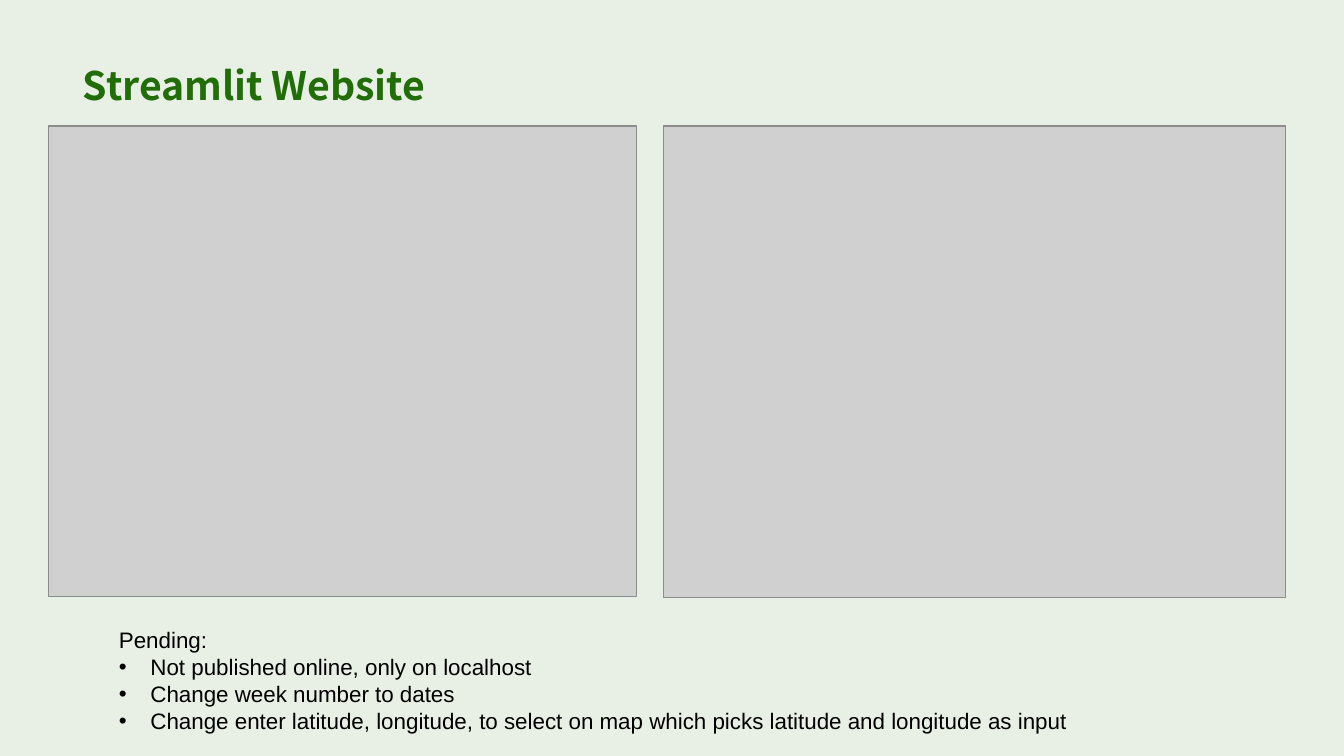
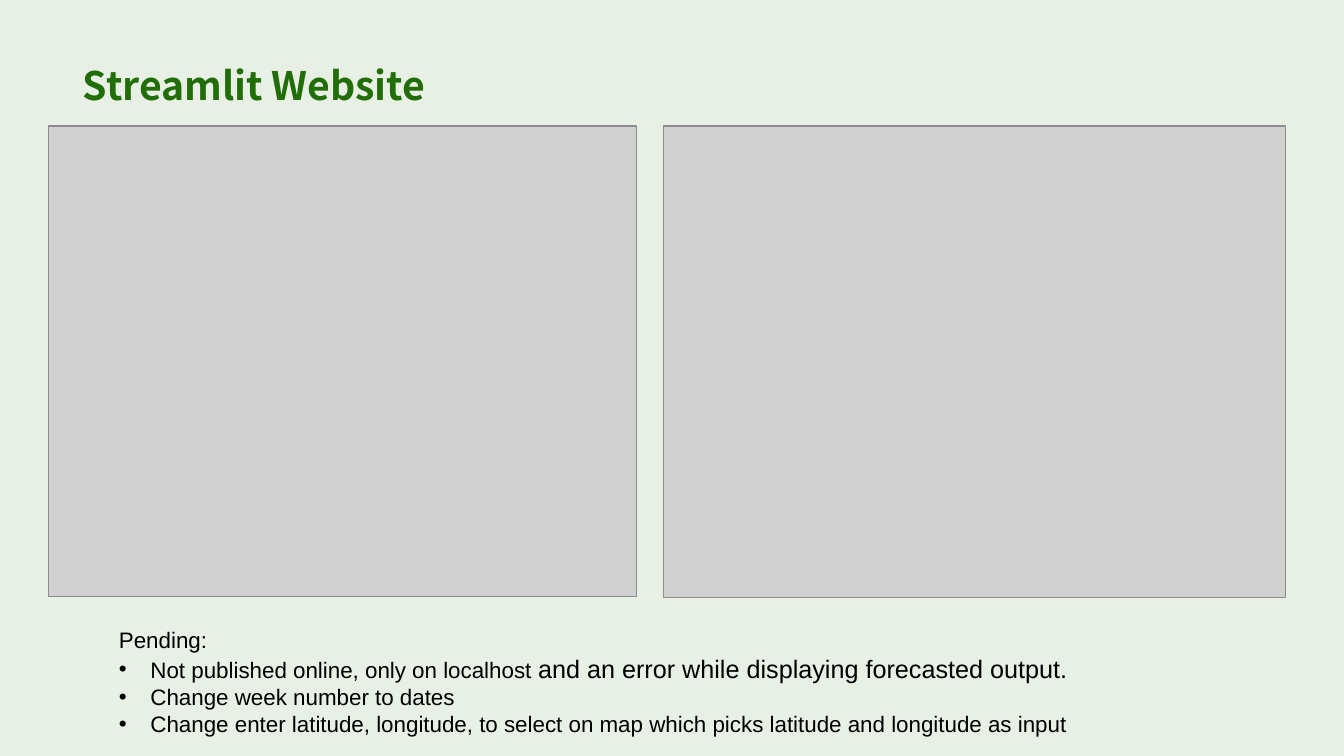
Before and after one commit to adithi21/NASA_Hackathon_2024_Meteoric_Minds, a slide deck: slide 6 of Leveraging Earth Observation Data for Informed Agricultural Decision-Making - Meteoric Minds.pptx. Drawn at 1344x756 pixels with LibreOffice and Linux fonts; fonts in the diff are those of the drawing; grey boxes stand for pictures. Boxes give left, top, right and bottom in pixels: in the first picture for what was removed or moved away, otherwise in the second. Text is boxed around its words. In the diff, an @@ line names an element or a change of style, - is before the commit and + after.

```diff
--- a/Leveraging Earth Observation Data for Informed Agricultural Decision-Making - Meteoric Minds.pptx
+++ b/Leveraging Earth Observation Data for Informed Agricultural Decision-Making - Meteoric Minds.pptx
@@ text at [150,659,1067,684]: text changed; size 16 to 18 pt @@
-• Not published online, only on localhost
+• Not published online, only on localhost and an error while displaying forecasted output.
```
Also in this commit, not shown: 2 other files.
